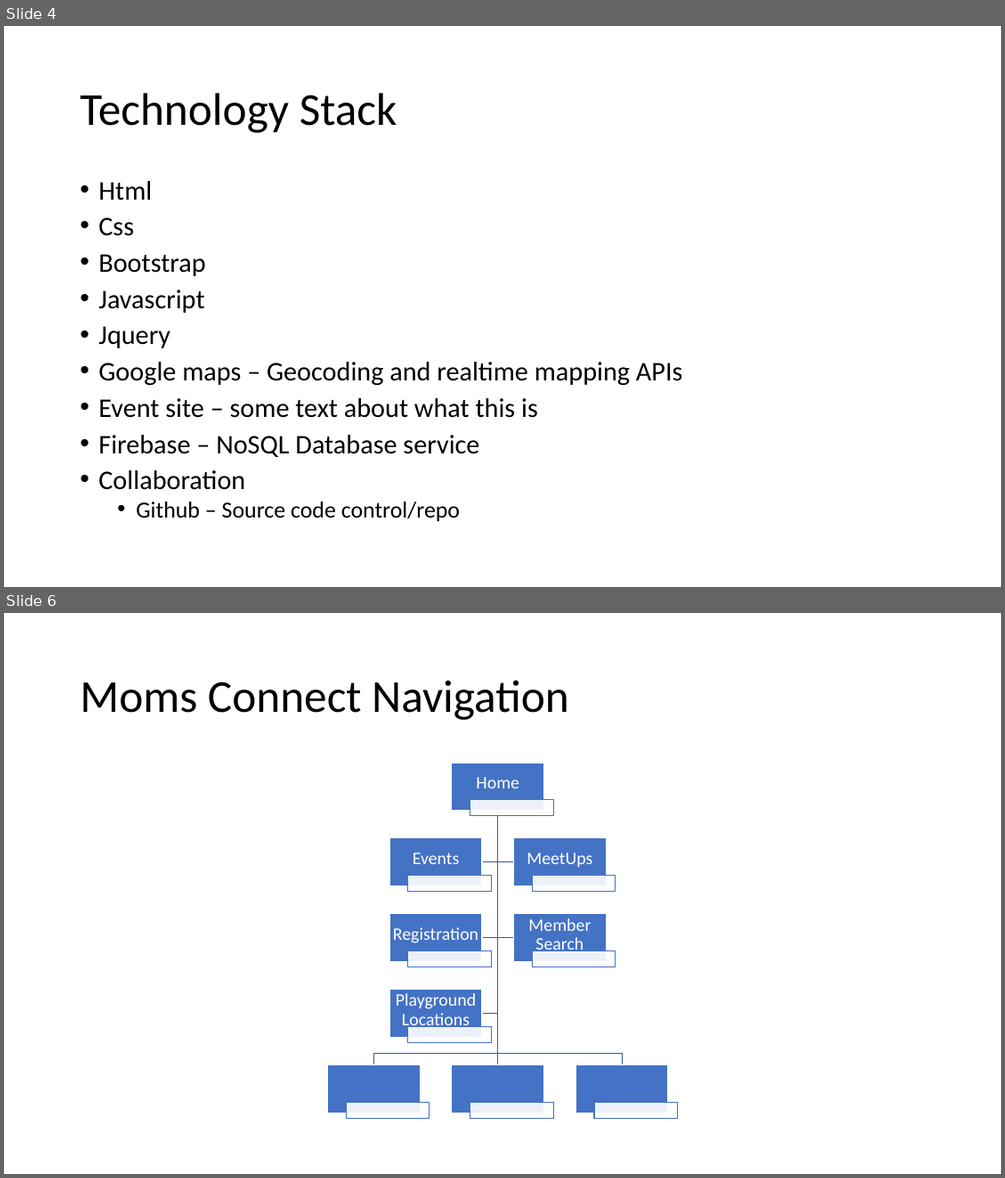
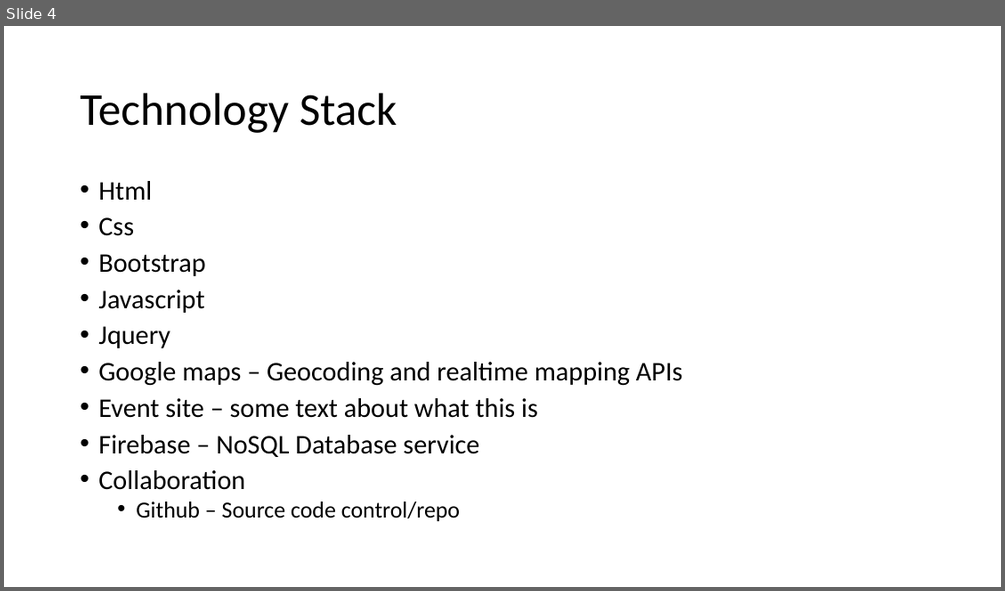
Before and after one commit to DukeDog37/MomsConnectPrj1, a slide deck: Presentation1.pptx. Shown one above the other, each under a label of ours: slides 4 and 6 before the commit, slide 4 after it; the slides between them are not shown. The pictures are 1005x1178 and 1005x591 pixels, drawn with LibreOffice and Linux fonts; fonts in the diff are those of the drawing. Boxes give left, top, right and bottom in pixels: in the first picture for what was removed or moved away, otherwise in the second. Text is boxed around its words. In the diff, an @@ line names an element or a change of style, - is before the commit and + after.

```diff
--- a/Presentation1.pptx
+++ b/Presentation1.pptx
@@ slide 6 removed at bbox=[4, 613, 1001, 1174], background #FFFFFF @@
@@ title removed at bbox=[80, 680, 569, 720] @@
-Moms Connect Navigation
@@ group removed at bbox=[328, 763, 677, 1118]: 18 rectangles, 8 freeform shapes, 6 texts @@
-Home
-Events
-MeetUps
-Registration
-Member Search
-Playground Locations
```
Also in this commit, not shown: 1 slide changed, 1 slide added, 9 other files.
